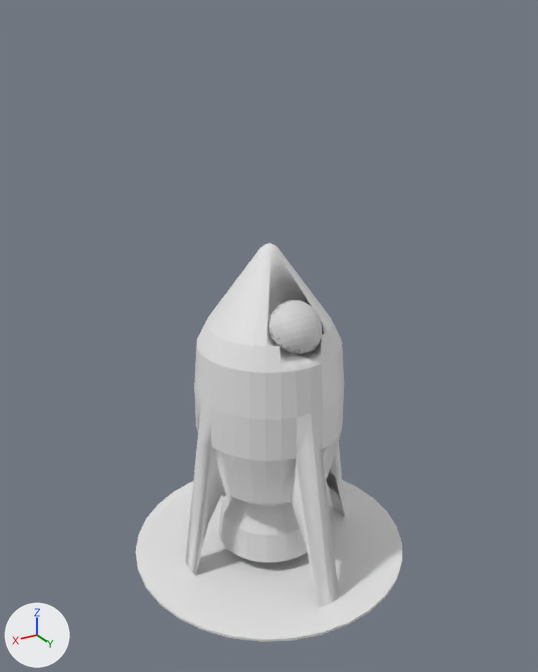
Renders of the FBX model LD50/Assets/3DModels/debug/rocket.fbx from each side of a commit.
Camera for both pictures: a camera (50 mm lens) standing at (0.481, 0.802, 0.751) and looking at (0.004, 0.006, 0.354). Every picture has the same lights, and +X, +Y and +Z are marked at lower left.

Names of what the first picture shows: 'glass', 'rocket', 'socle'.
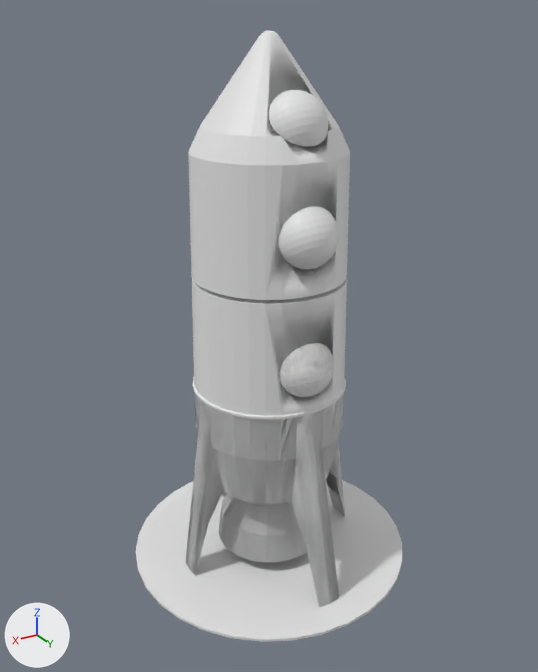
The change in detail:
Material 'paint.001' (mat_paint_001) is new.
Its base color is (0.8, 0.8, 0.8) (white #e7e7e7).
Its metallic is 0.0551.
Its roughness is 1.0.
Material 'rocket.001' (mat_rocket_001) is new.
Its base color is (0.8, 0.8, 0.8) (white #e7e7e7).
Material 'reactor.001' (mat_reactor_001) is new.
Its base color is (0.8, 0.8, 0.8) (white #e7e7e7).
Its metallic is 0.551.
Its roughness is 0.846.
Mesh me_cone_001_1 is new.
It has 1359 vertices, 1295 faces and spans x -0.134..0.136, y -0.142..0.162, z 0.01..0.736.
Faces by material slot: [921, 129, 245].
It uses material mat_rocket_001 (its picture is missing).
It uses material mat_reactor_001 (its picture is missing).
It uses material mat_paint_001 (its picture is missing).
Object 'glass' (ob_glass) moves from (0.0, 0.0, 0.0) to (0.003, 0.032, -0.038).
Object 'rocket.001' (ob_rocket_001) is new; it shows me_cone_001_1.
Its location is (0.0, 0.0, 0.0).

What differs and where, as boxes (x1, y1, x2, y2) in the pictures (538 x 672 px):
'rocket.001', added: after (188, 30, 350, 563)
    faces in mat_rocket_001 (its picture is missing): (188, 36, 350, 420)
    faces in mat_paint_001 (its picture is missing): (188, 30, 350, 417)
    faces in mat_reactor_001 (its picture is missing): (218, 504, 307, 563)
'glass', moved: before (269, 300, 321, 354); after (280, 343, 334, 397)
